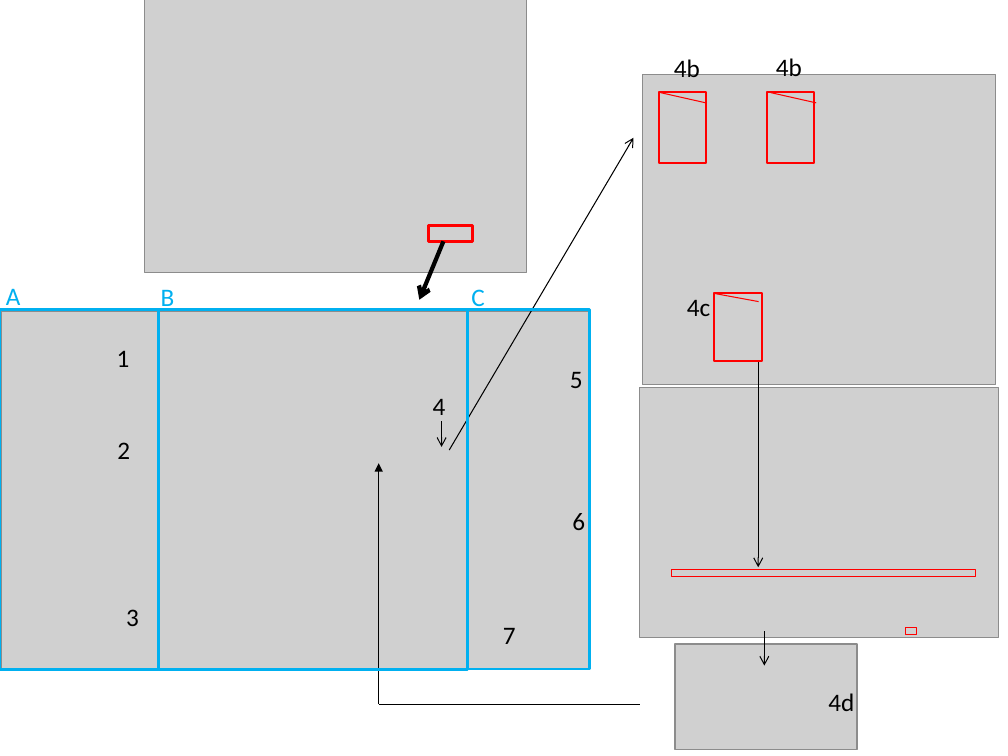
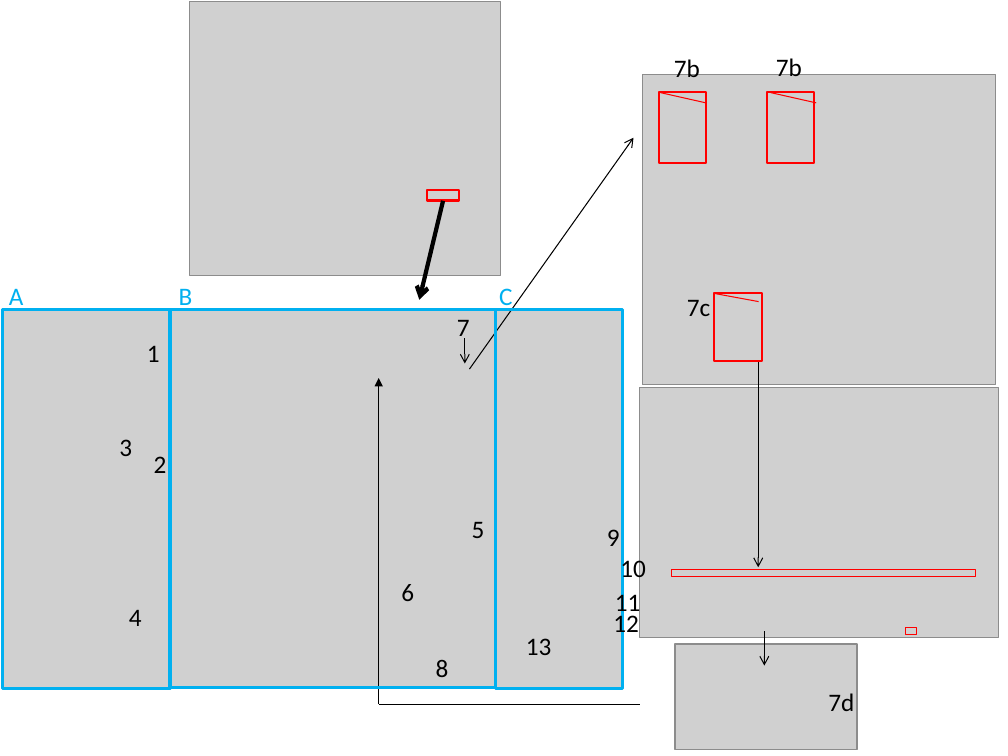
Before and after one commit to DePrettoM/EEGpal, a slide deck: slide 9 of Manuels/picture_EEGpal_manuals.pptx. Drawn at 1008x756 pixels with LibreOffice and Linux fonts; fonts in the diff are those of the drawing; grey boxes stand for pictures. Boxes give left, top, right and bottom in pixels: in the first picture for what was removed or moved away, otherwise in the second. Text is boxed around its words. In the diff, an @@ line names an element or a change of style, - is before the commit and + after.

```diff
--- a/Manuels/picture_EEGpal_manuals.pptx
+++ b/Manuels/picture_EEGpal_manuals.pptx
@@ picture: place and size @@
-picture at [145, 0, 527, 272]
+picture at [190, 2, 500, 276]
@@ text at [674, 56, 700, 77]: text changed @@
-4b
+7b
@@ text at [776, 56, 802, 76]: text changed @@
-4b
+7b
@@ arrow moved from (450, 451) - (633, 138) to (470, 369) - (633, 138) @@
@@ arrow moved from (444, 241) - (419, 299) to (444, 201) - (419, 299) @@
@@ rectangle: place and size @@
-rectangle at [428, 226, 473, 242]
+rectangle at [427, 190, 460, 201]
@@ text "B" rewrapped from [161, 286, 175, 313] to [179, 289, 193, 312] @@
@@ text "C": place and size @@
-text "C" at [471, 289, 484, 313]
+text "C" at [499, 288, 512, 311]
@@ rectangle: place and size @@
-rectangle at [0, 309, 158, 669]
+rectangle at [3, 309, 170, 688]
@@ picture: place and size @@
-picture at [2, 311, 590, 669]
+picture at [3, 310, 623, 688]
@@ rectangle: place and size @@
-rectangle at [158, 309, 468, 669]
+rectangle at [169, 309, 496, 687]
@@ text "7" rewrapped from [503, 628, 516, 644] to [457, 320, 470, 342] @@
@@ rectangle: place and size @@
-rectangle at [468, 309, 590, 669]
+rectangle at [495, 309, 622, 688]
@@ text at [687, 300, 710, 316]: text changed @@
-4c
+7c
@@ text "1": place and size @@
-text "1" at [117, 350, 130, 367]
+text "1" at [147, 345, 160, 362]
@@ arrow moved from (442, 421) - (442, 447) to (465, 338) - (465, 364) @@
@@ arrow moved from (379, 705) - (379, 464) to (379, 705) - (379, 378) @@
@@ text "3": place and size @@
-text "3" at [126, 609, 139, 626]
+text "3" at [119, 439, 132, 456]
@@ text "2": place and size @@
-text "2" at [117, 442, 130, 459]
+text "2" at [154, 456, 167, 473]
@@ text "5": place and size @@
-text "5" at [570, 372, 583, 388]
+text "5" at [472, 522, 485, 538]
@@ text added at [607, 529, 620, 546], 18 pt, text #000000 @@
+9
@@ text added at [620, 556, 646, 583], 18 pt, text #000000 @@
+10
@@ text "4" rewrapped from [433, 399, 446, 422] to [129, 610, 142, 626] @@
@@ text "6": place and size @@
-text "6" at [572, 513, 585, 530]
+text "6" at [401, 584, 414, 601]
@@ text added at [615, 591, 641, 618], 18 pt, text #000000 @@
+11
@@ text added at [613, 612, 639, 639], 18 pt, text #000000 @@
+12
@@ text added at [526, 638, 552, 655], 18 pt, text #000000 @@
+13
@@ text added at [436, 660, 449, 677], 18 pt, text #000000 @@
+8
@@ text at [828, 693, 854, 711]: text changed @@
-4d
+7d
```
Also in this commit, not shown: 1 other slide changed, 11 other files.
